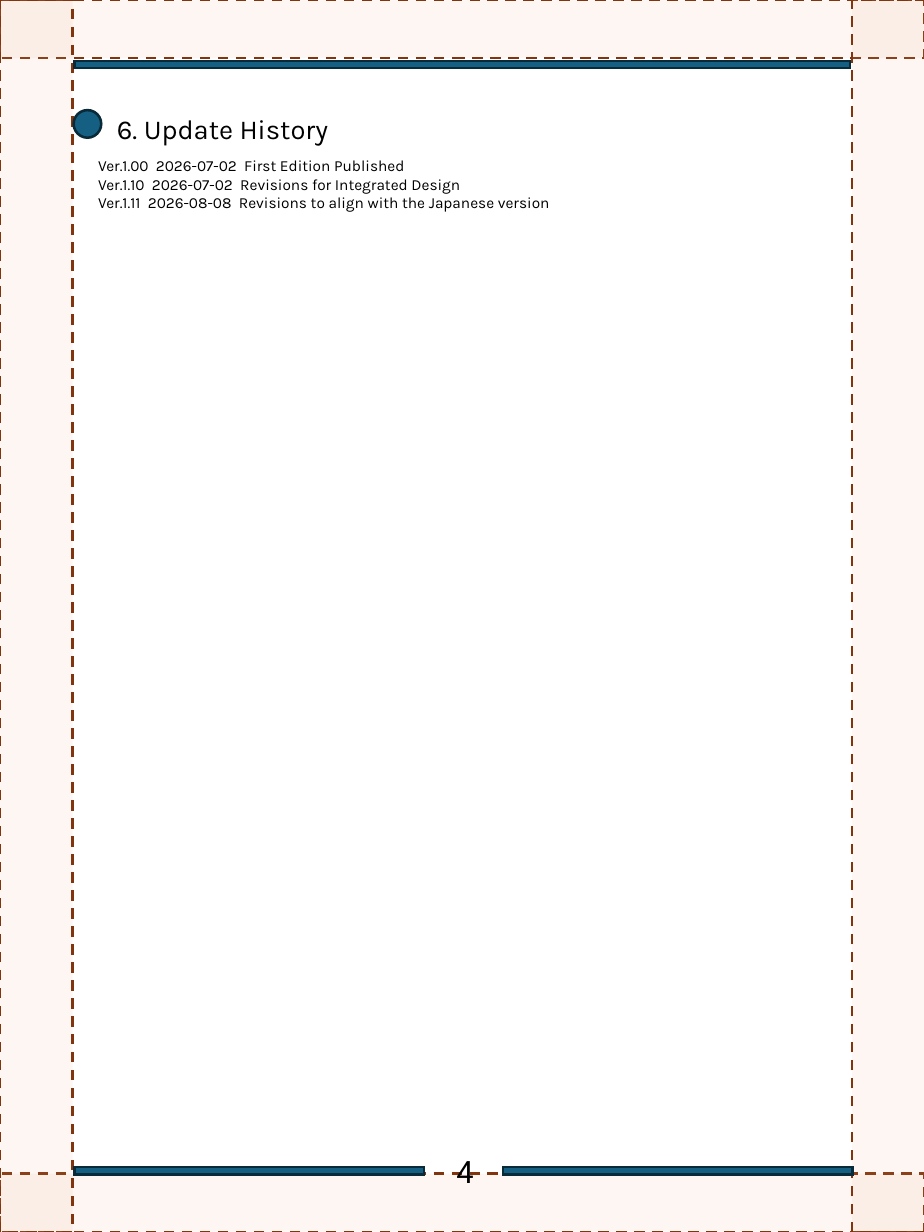
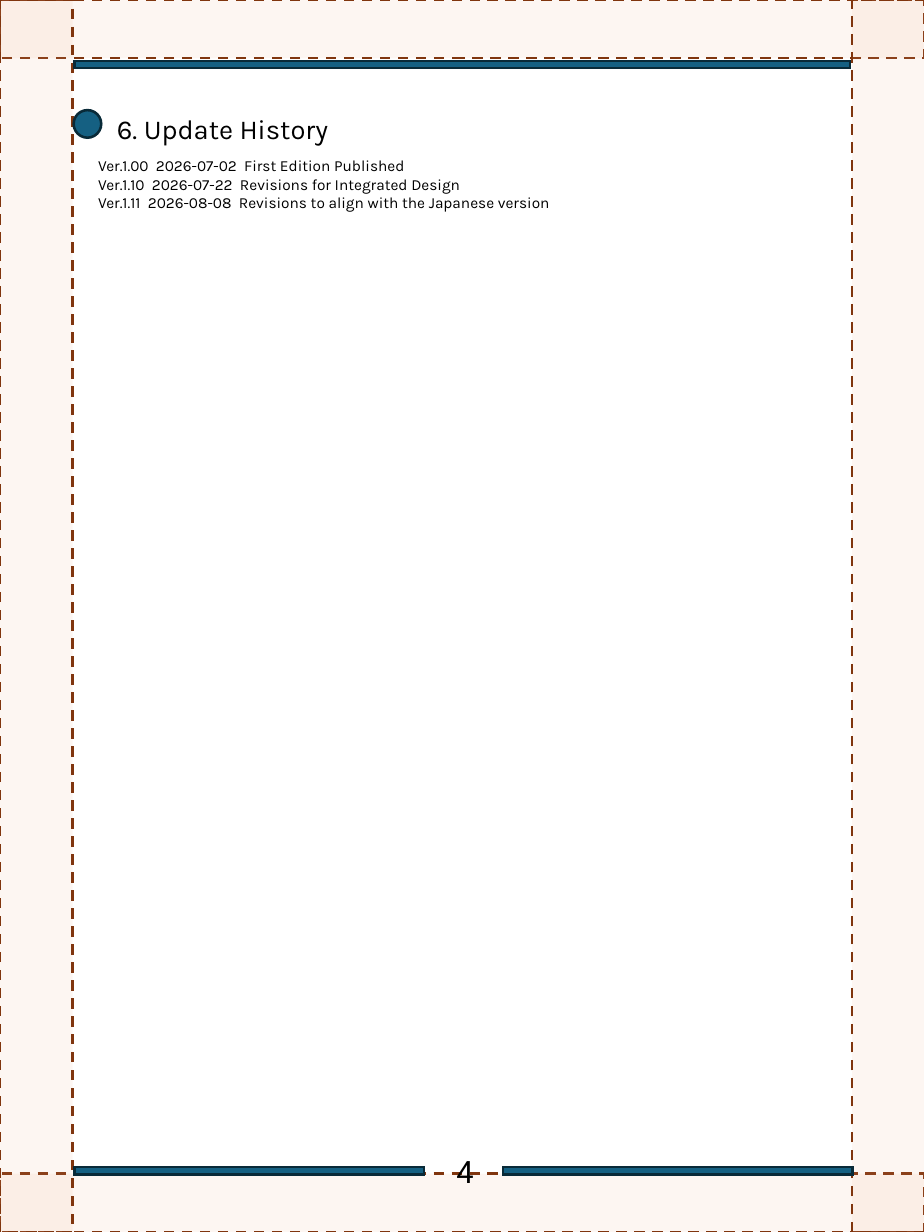
Before and after one commit to FlexChromaHQ/FlexChroma, a slide deck: slide 5 of Documents/Original/FlexChroma_Tour_Guide_EN.pptx. Drawn at 924x1232 pixels with LibreOffice and Linux fonts; fonts in the diff are those of the drawing. Boxes give left, top, right and bottom in pixels: in the first picture for what was removed or moved away, otherwise in the second. Text is boxed around its words. In the diff, an @@ line names an element or a change of style, - is before the commit and + after.

```diff
--- a/Documents/Original/FlexChroma_Tour_Guide_EN.pptx
+++ b/Documents/Original/FlexChroma_Tour_Guide_EN.pptx
@@ text at (98,179,460,194): text changed @@
-Ver.1.10 2026-07-02 Revisions for Integrated Design
+Ver.1.10 2026-07-22 Revisions for Integrated Design
```
Also in this commit, not shown: 3 other slides changed, 1 slide added, 7 other files.
